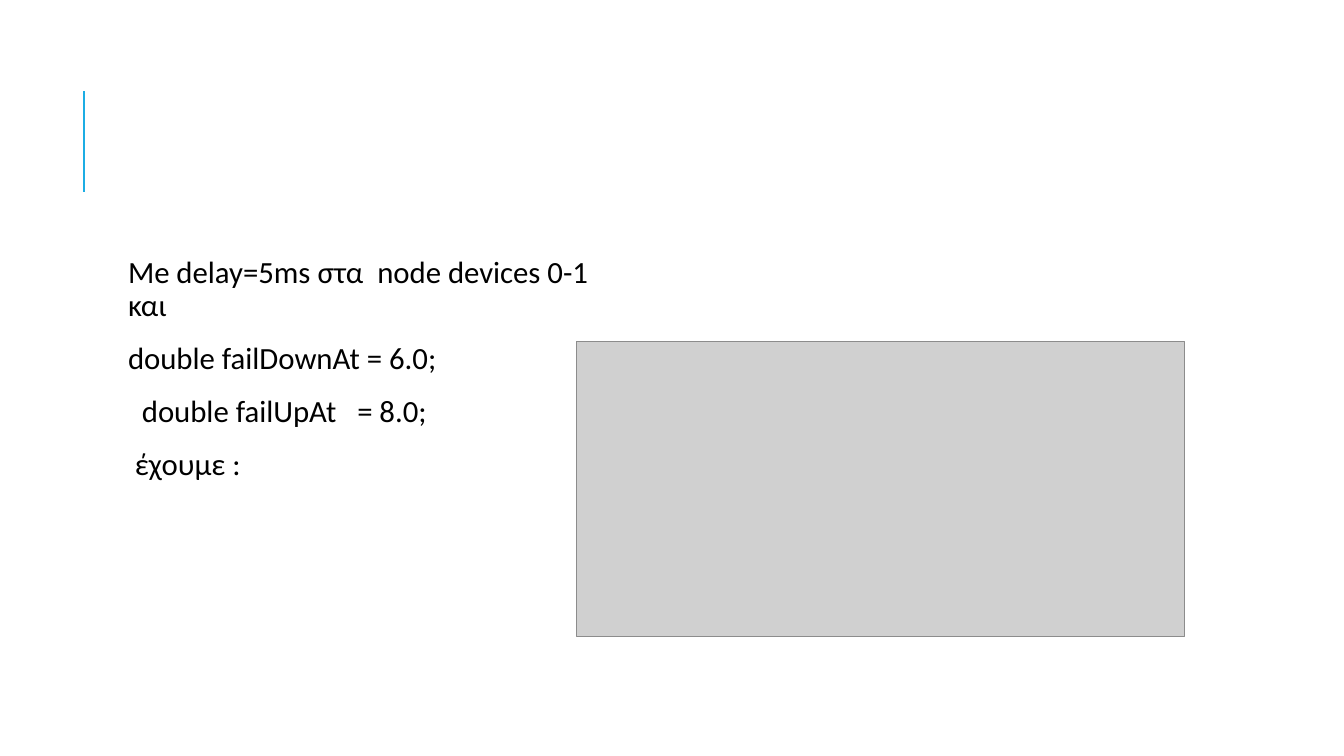
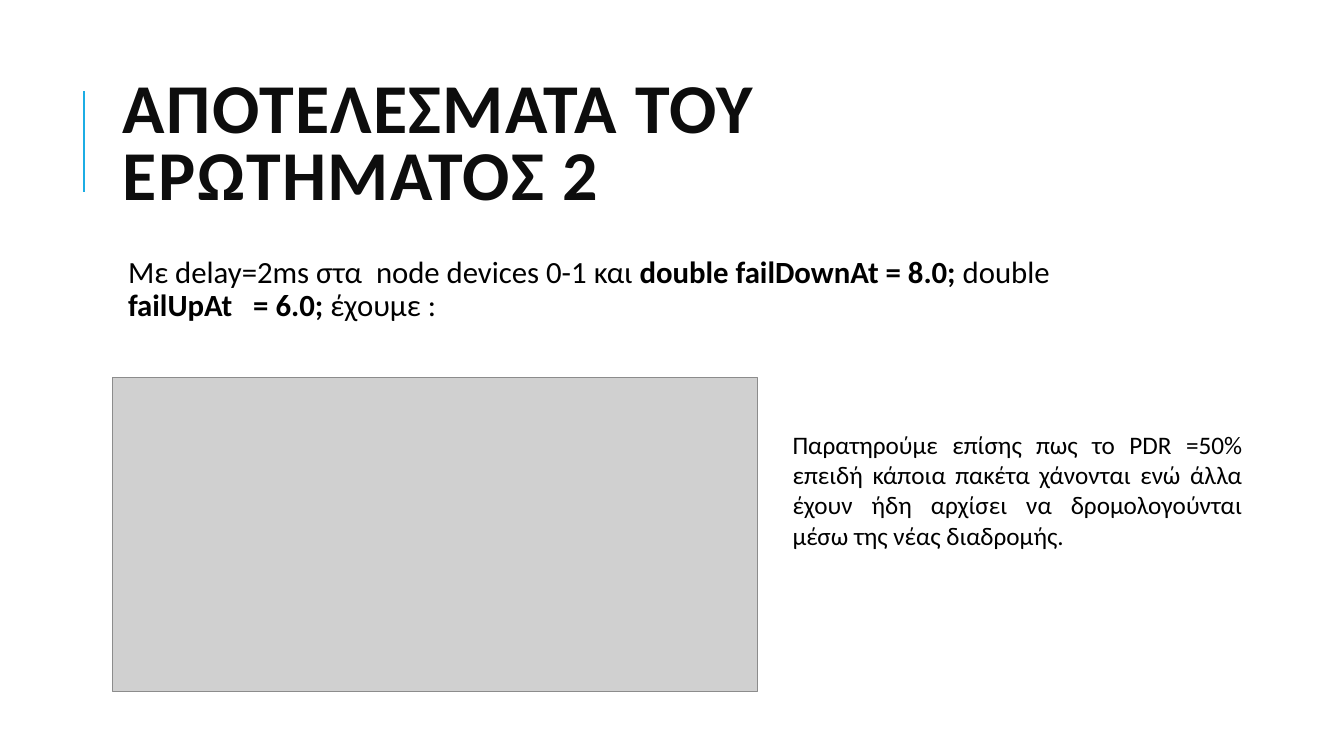
Before and after one commit to grgmyl/Ns3Project, a slide deck: slide 12 of Presentations/Ns-3_presentation_F.pptx. Drawn at 1344x756 pixels with LibreOffice and Linux fonts; fonts in the diff are those of the drawing; grey boxes stand for pictures. Boxes give left, top, right and bottom in pixels: in the first picture for what was removed or moved away, otherwise in the second. Text is boxed around its words. In the diff, an @@ line names an element or a change of style, - is before the commit and + after.

```diff
--- a/Presentations/Ns-3_presentation_F.pptx
+++ b/Presentations/Ns-3_presentation_F.pptx
@@ title added at <box>123,87,753,201</box>, 50 pt, text #0D0D0D, bold @@
+ΑΠΟΤΕΛΕΣΜΑΤΑ ΤΟΥ ΕΡΩΤΗΜΑΤΟΣ 2
@@ text at <box>128,261,1050,321</box>: text changed @@
-  Me delay=5ms στα node devices 0-1 και
-  double failDownAt = 6.0;
-  double failUpAt = 8.0;
-  έχουμε :
+  Με delay=2ms στα node devices 0-1 και double failDownAt = 8.0; double failUpAt = 6.0; έχουμε :
@@ picture: place and size @@
-picture at <box>577,342,1185,637</box>
+picture at <box>113,378,758,692</box>
@@ text added at <box>793,436,1242,549</box>, 18 pt, text #000000 @@
+Παρατηρούμε επίσης πως το PDR =50% επειδή κάποια πακέτα χάνονται ενώ άλλα έχουν ήδη αρχίσει να δρομολογούνται μέσω της νέας διαδρομής.
```
Also in this commit, not shown: 5 other slides changed.
